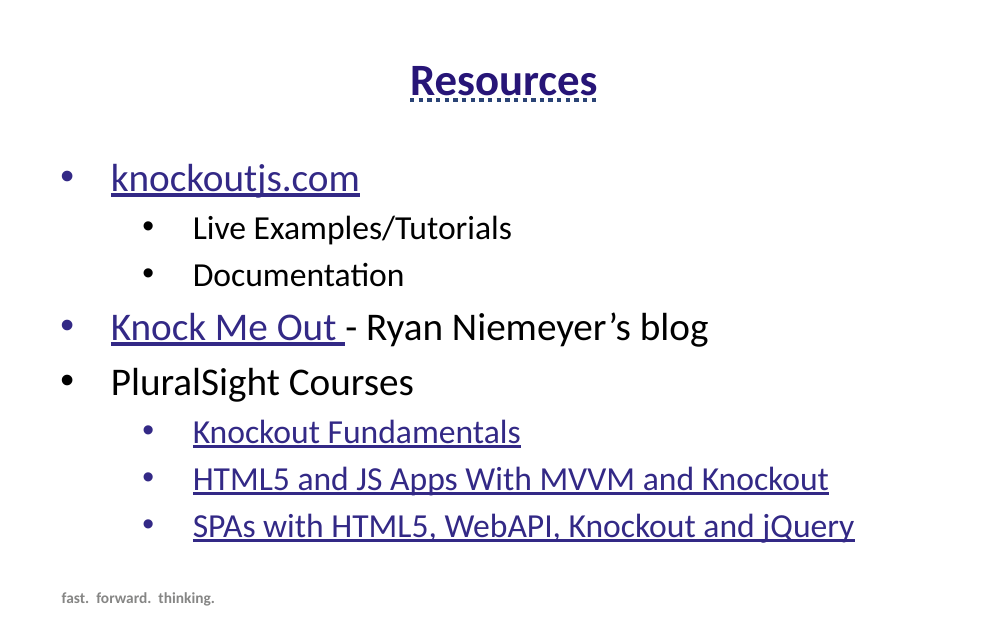
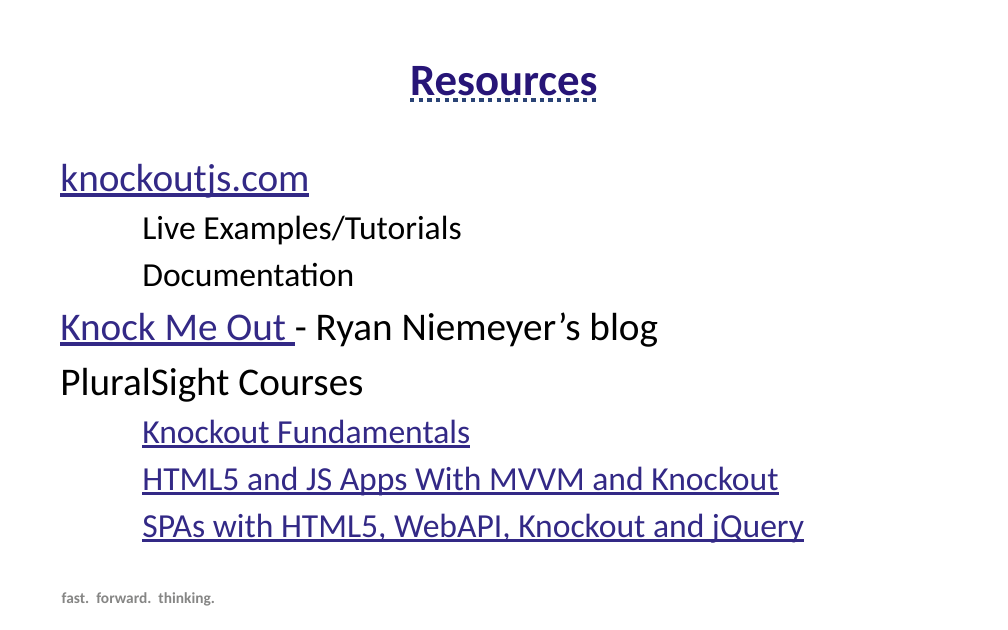
Before and after one commit to SteveDuitsman/MVVM_Examples, a slide deck: slide 15 of Forward Thinking KnockoutJS.pptx. Drawn at 1008x630 pixels with LibreOffice and Linux fonts; fonts in the diff are those of the drawing; background and template pictures are left out. Boxes give left, top, right and bottom in pixels: in the first picture for what was removed or moved away, otherwise in the second. Text is boxed around its words. In the diff, an @@ line names an element or a change of style, - is before the commit and + after.

Commit message:
Remove bullets, minor formatting

```diff
--- a/Forward Thinking KnockoutJS.pptx
+++ b/Forward Thinking KnockoutJS.pptx
@@ text "knockoutjs.com" at bbox=[60, 163, 804, 543]: bullet • to none @@
```
Also in this commit, not shown: 2 other slides changed.
